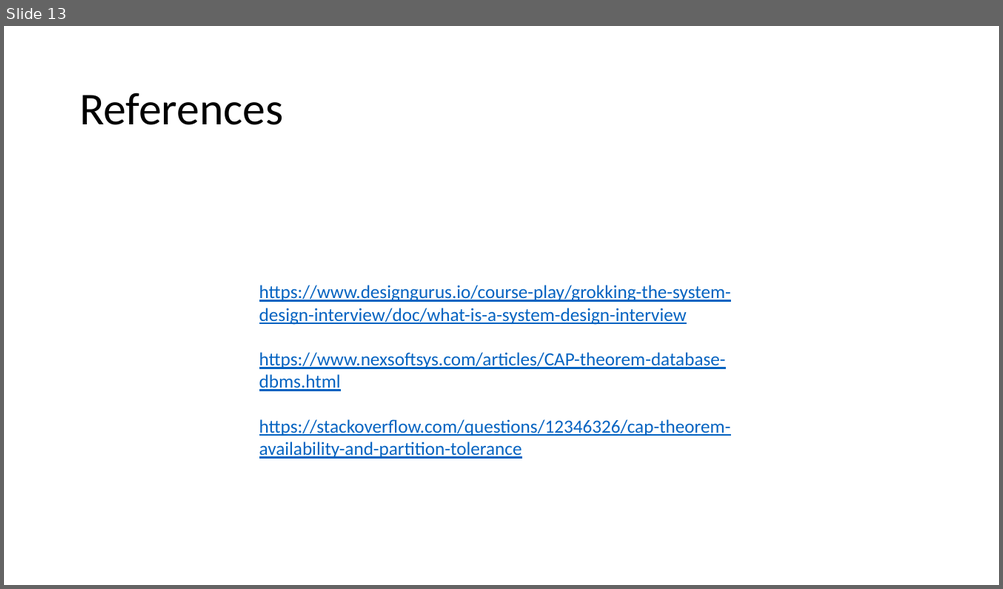
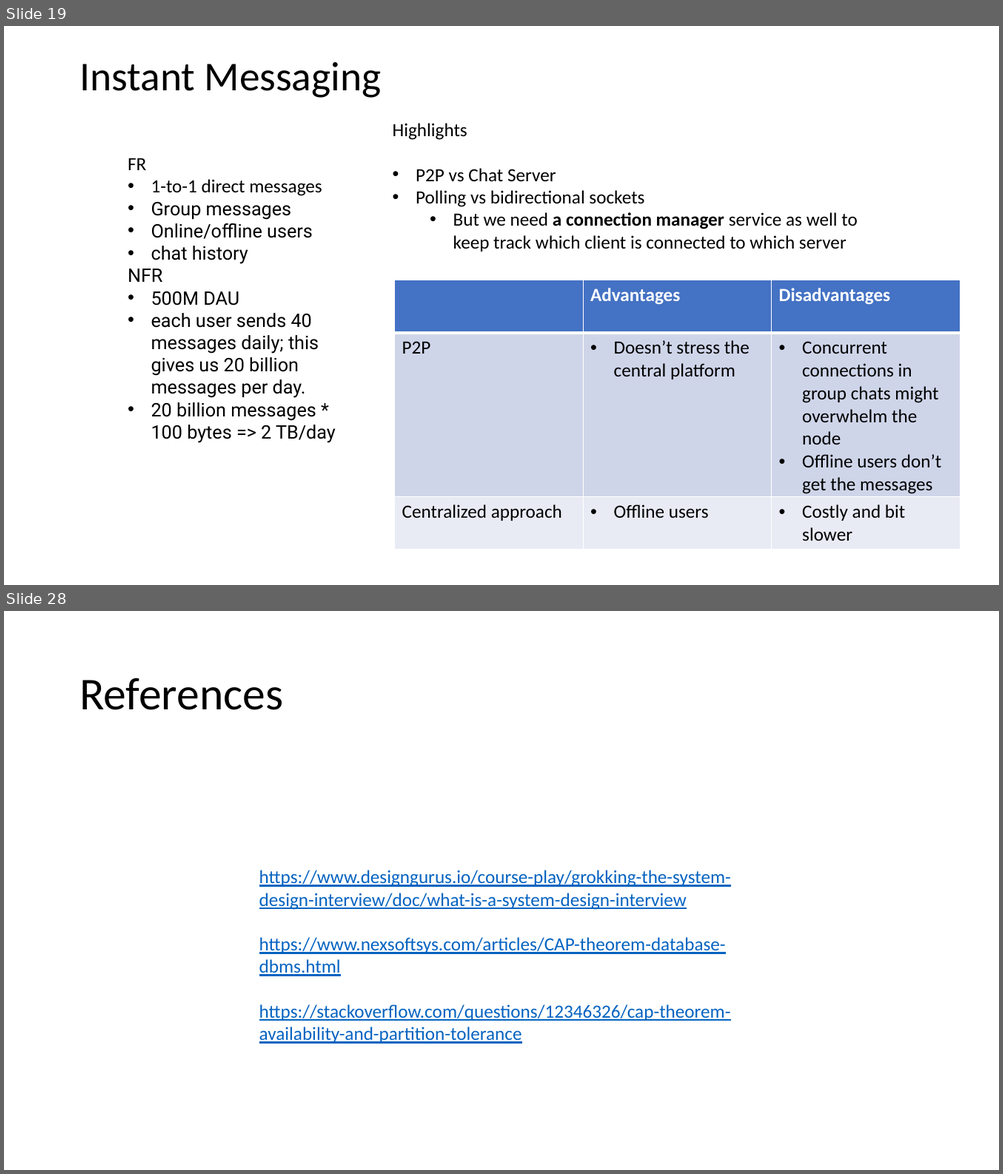
Before and after one commit to as6485/technology, a slide deck: System Design.pptx. Shown one above the other, each under a label of ours: slide 13 before the commit, slides 19 and 28 after it; the slides between them are not shown. The pictures are 1003x589 and 1003x1174 pixels, drawn with LibreOffice and Linux fonts; fonts in the diff are those of the drawing. Boxes give left, top, right and bottom in pixels: in the first picture for what was removed or moved away, otherwise in the second. Text is boxed around its words. In the diff, an @@ line names an element or a change of style, - is before the commit and + after.

```diff
--- a/System Design.pptx
+++ b/System Design.pptx
@@ slide 19 added at bbox=[4, 26, 999, 585], background #FFFFFF @@
@@ title added at bbox=[79, 62, 381, 98], 39.6 pt, text #000000 @@
+Instant Messaging
@@ text added at bbox=[392, 123, 856, 252], 18 pt, text #000000 @@
+Highlights
+• P2P vs Chat Server
+• Polling vs bidirectional sockets
+  • But we need a connection manager service as well to keep track which client is connected to which server
@@ text added at bbox=[128, 158, 336, 443], 18 pt, text #000000 @@
+FR
+• 1-to-1 direct messages
+• Group messages
+• Online/offline users
+• chat history
+NFR
+• 500M DAU
+• each user sends 40 messages daily; this gives us 20 billion messages per day.
+• 20 billion messages * 100 bytes => 2 TB/day
@@ table added at bbox=[394, 281, 961, 550], 3 rows, 3 columns @@
+ | Advantages | Disadvantages
+P2P | Doesn’t stress the central platform | Concurrent connections in group chats might overwhelm the node / Offline users don’t get the messages
+Centralized approach | Offline users | Costly and bit slower
@@ what was slide 13 is now slide 28 @@
```
Also in this commit, not shown: 1 slide changed, 14 other slides added, 1 other file.
